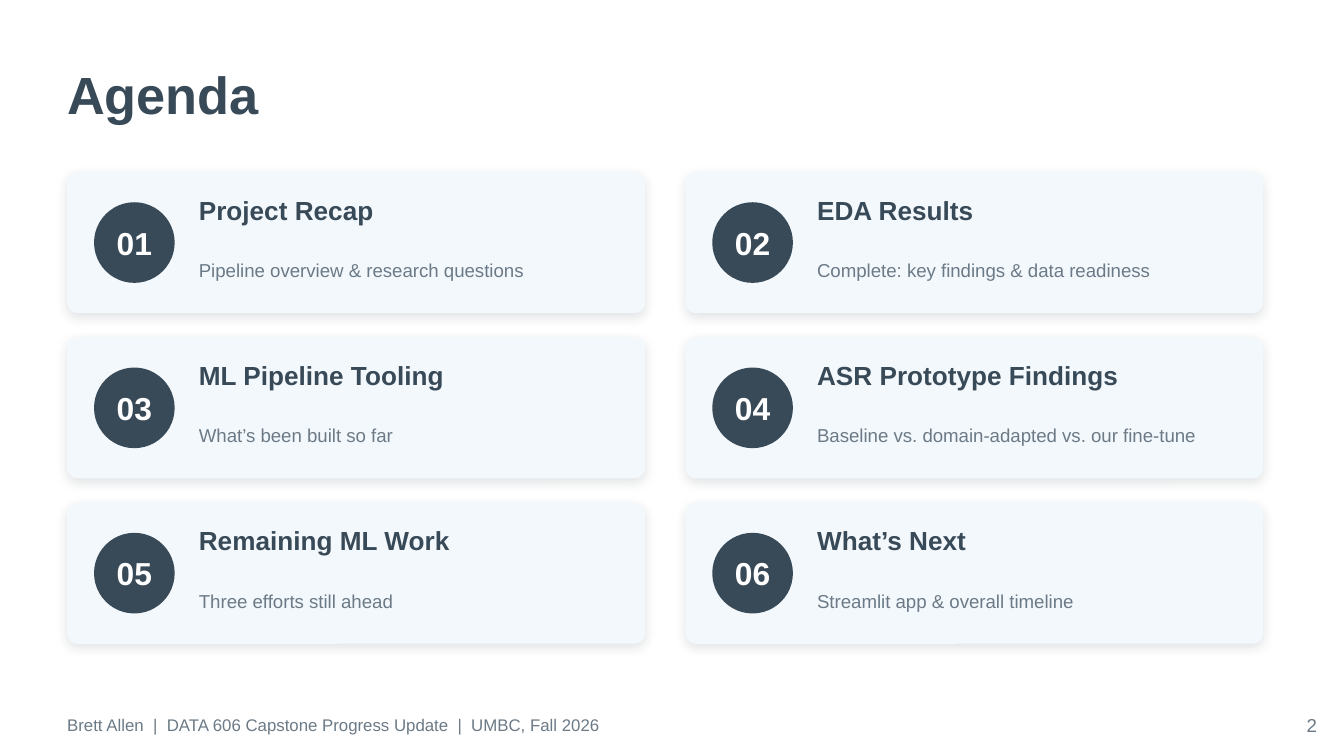
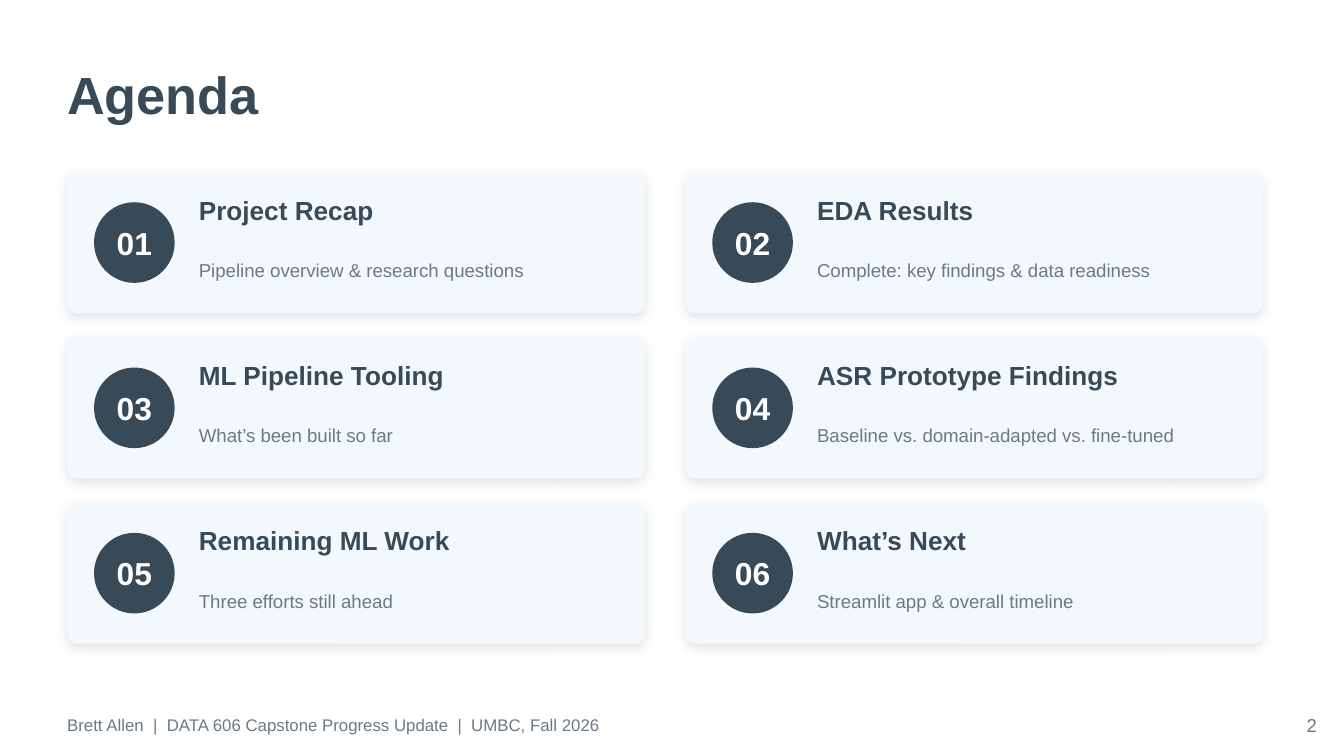
Before and after one commit to BrettFX/UMBC-DATA606-Capstone, a slide deck: slide 2 of docs/Allen_DATA_606_Capstone_Progress_Update.pptx. Drawn at 1344x756 pixels with LibreOffice and Linux fonts; fonts in the diff are those of the drawing. Boxes give left, top, right and bottom in pixels: in the first picture for what was removed or moved away, otherwise in the second. Text is boxed around its words. In the diff, an @@ line names an element or a change of style, - is before the commit and + after.

```diff
--- a/docs/Allen_DATA_606_Capstone_Progress_Update.pptx
+++ b/docs/Allen_DATA_606_Capstone_Progress_Update.pptx
@@ text at <box>817,428,1174,446</box>: text changed @@
-Baseline vs. domain-adapted vs. our fine-tune
+Baseline vs. domain-adapted vs. fine-tuned
```
Also in this commit, not shown: 8 other slides changed.
